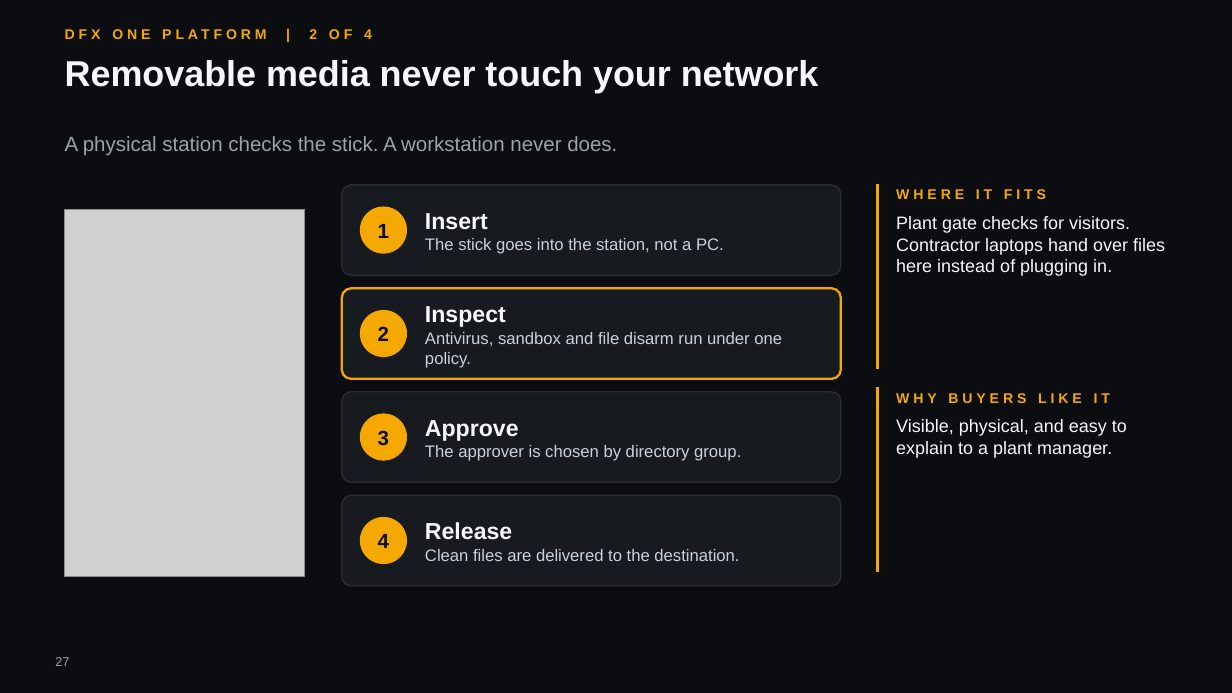
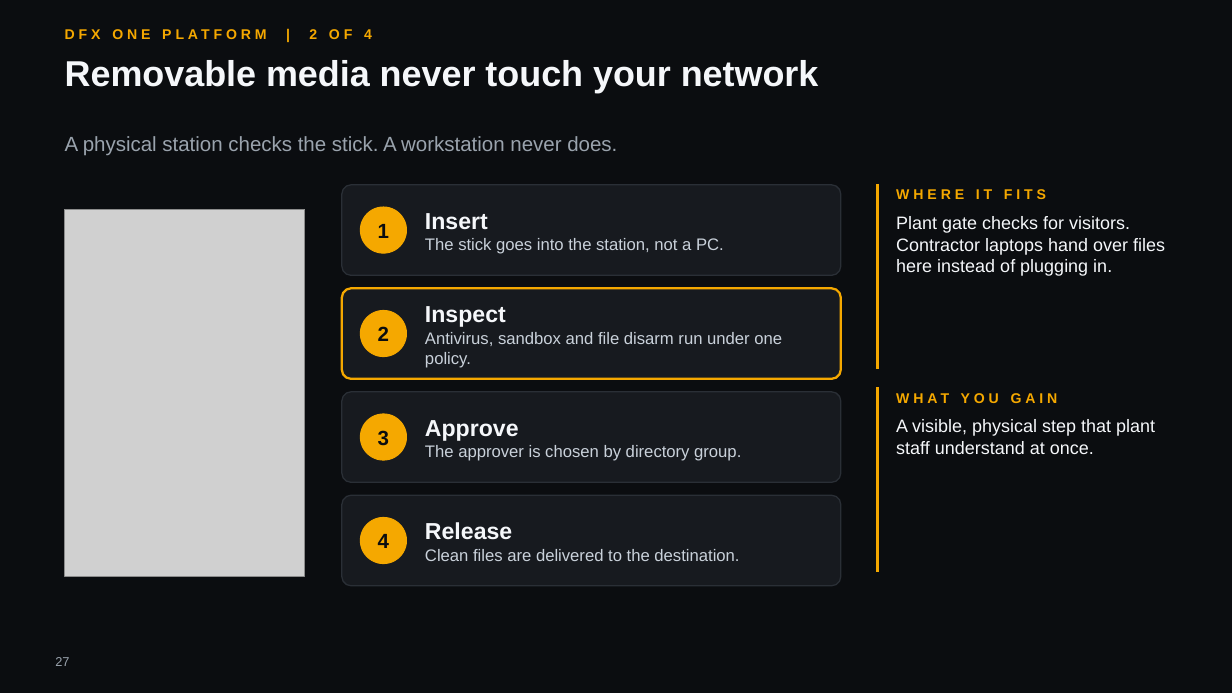
Before and after one commit to hybridus/DFX_Marketing, a slide deck: slide 27 of Projects/03_Presales_Master_Deck/pilot/DFX_Master_deck.pptx. Drawn at 1232x693 pixels with LibreOffice and Linux fonts; fonts in the diff are those of the drawing; grey boxes stand for pictures; background and template pictures are left out. Boxes give left, top, right and bottom in pixels: in the first picture for what was removed or moved away, otherwise in the second. Text is boxed around its words. In the diff, an @@ line names an element or a change of style, - is before the commit and + after.

```diff
--- a/Projects/03_Presales_Master_Deck/pilot/DFX_Master_deck.pptx
+++ b/Projects/03_Presales_Master_Deck/pilot/DFX_Master_deck.pptx
@@ text at (896, 419, 1155, 454): text changed @@
-Visible, physical, and easy to explain to a plant manager.
+A visible, physical step that plant staff understand at once.
@@ text at (896, 393, 1110, 403): text changed @@
-WHY BUYERS LIKE IT
+WHAT YOU GAIN
```
Also in this commit, not shown: 9 other slides changed, 12 other files.
